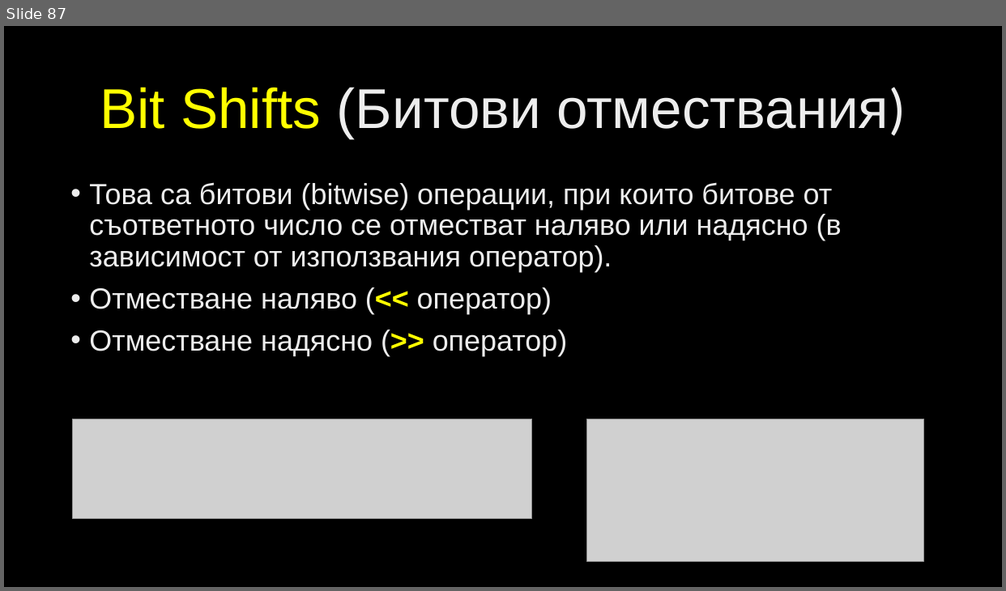
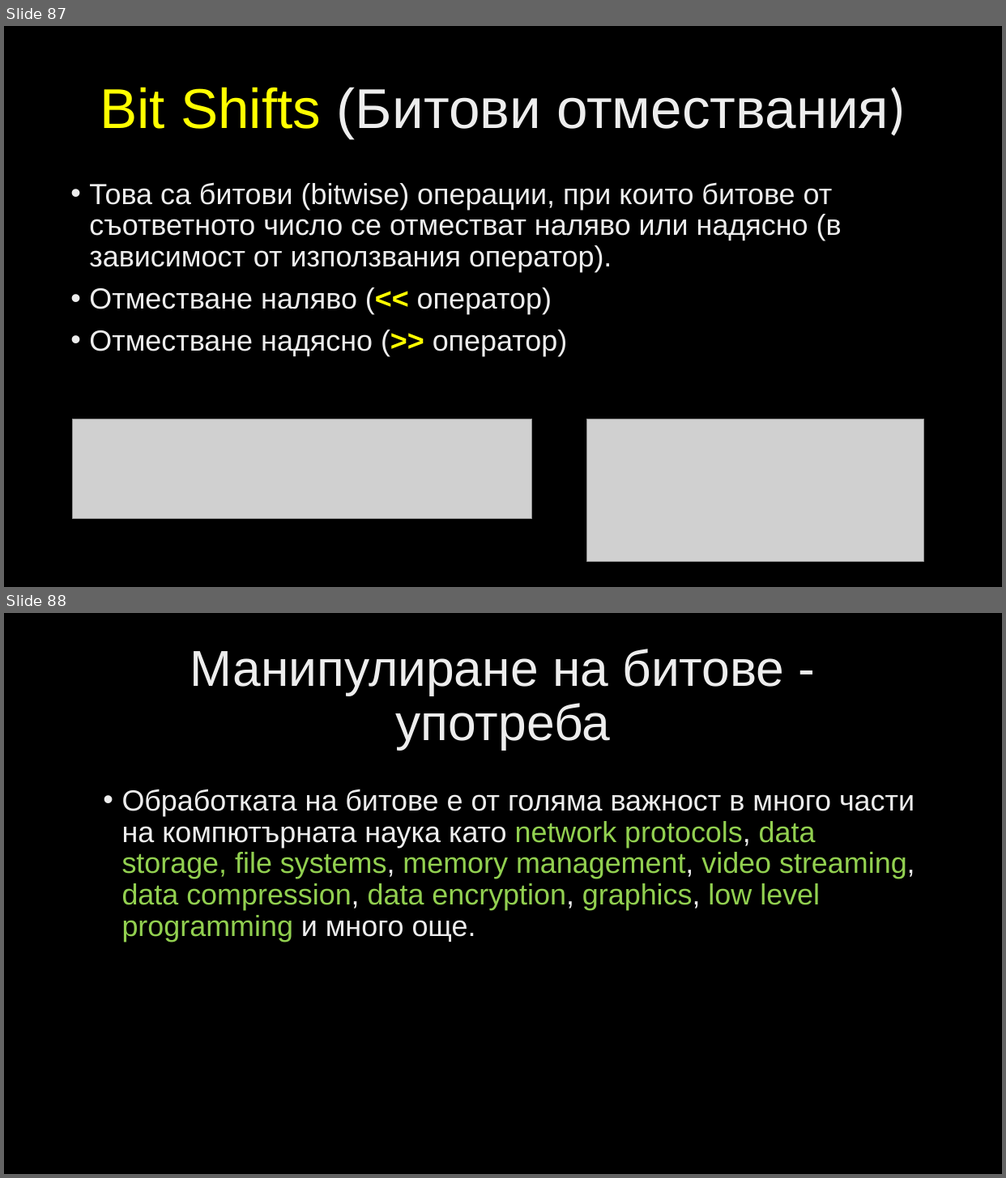
Before and after one commit to velizar92/CSharp-Programming-Presentations, a slide deck: C# Intermediate.pptx. Shown one above the other, each under a label of ours: slide 87 before the commit, slides 87 and 88 after it. The pictures are 1006x591 and 1006x1178 pixels, drawn with LibreOffice and Linux fonts; fonts in the diff are those of the drawing; grey boxes stand for pictures; background and template pictures are left out. Boxes give left, top, right and bottom in pixels: in the first picture for what was removed or moved away, otherwise in the second. Text is boxed around its words. In the diff, an @@ line names an element or a change of style, - is before the commit and + after.

```diff
--- a/C# Intermediate.pptx
+++ b/C# Intermediate.pptx
@@ slide 88 added at [4,613,1002,1174], background picture (left out) @@
@@ title added at [190,649,784,750], 48.6 pt, text gradient #BFBFBF to #EDEDED to #FFFFFF @@
+Манипулиране на битове - употреба
@@ text added at [122,789,914,942], 28 pt, text #92D050 @@
+• Обработката на битове е от голяма важност в много части на компютърната наука като network protocols, data storage, file systems, memory management, video streaming, data compression, data encryption, graphics, low level programming и много още.
```
Also in this commit, not shown: 1 slide changed.
